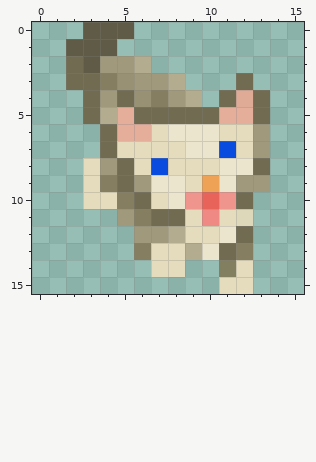
Pixel-art sprite -- images/cat_walk_down1.png. The picture above is the old version.
The file is 16x16 pixels. Pixels under 10% opacity are left out. Colours within 5 levels of each other are drawn and written as one.
Once edited:
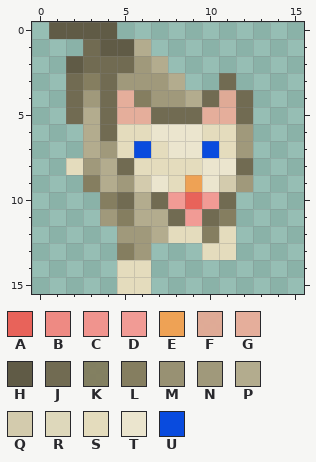
Palette (. is transparent): A #e8635a  B #ee8a83  C #f0948e  D #f19b95  E #eea255  F #e3aa95f3  G #e5ae9b  H #605b46  J #716b52  K #827d5df3  L #857e60  M #989173  N #a0997b  P #b3ac8e  Q #d3cbad  R #ded8bb  S #e4dcbd  T #ebe5ce  U #094bde
The author wrote: Modified in browser at pixie.strd6.com
From old to new:
Changed rows in their new state; - is an unchanged pixel.
first column x 1:
 0 HH--.--------
 1 -.J-HP-------
 2 -HJJJNP------
 3 --LJN-----J.-
 4 -JNJGLN--JFJ.
 5 -JPJ-G---G-J.
 6 --P-SST--S-N.
 7 --PN-U-T-USN.
 8 -SNP--S--T-J.
 9 --LPNQ-SETQ-.
10 --.LJPJDADJ.-
11 ---NLPP-DJL.-
12 ----N-PS-LS.-
13 ----LN...SS.-
14 ----SS..--..-
15 ----SS----..-
Pixel boxes of the changes (left, top, right, bottom) in both pictures:
changed: (49, 22, 270, 294)
